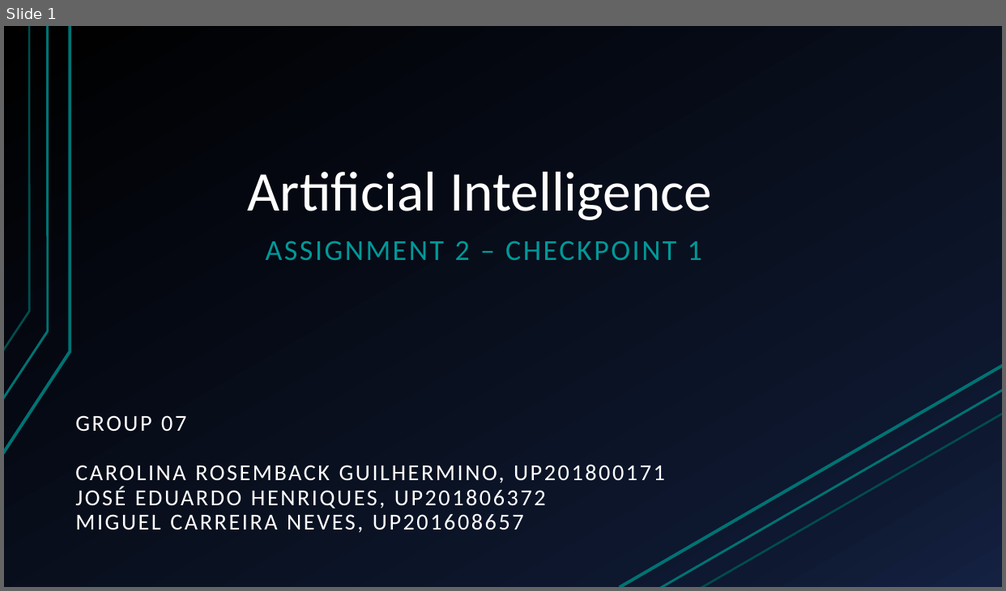
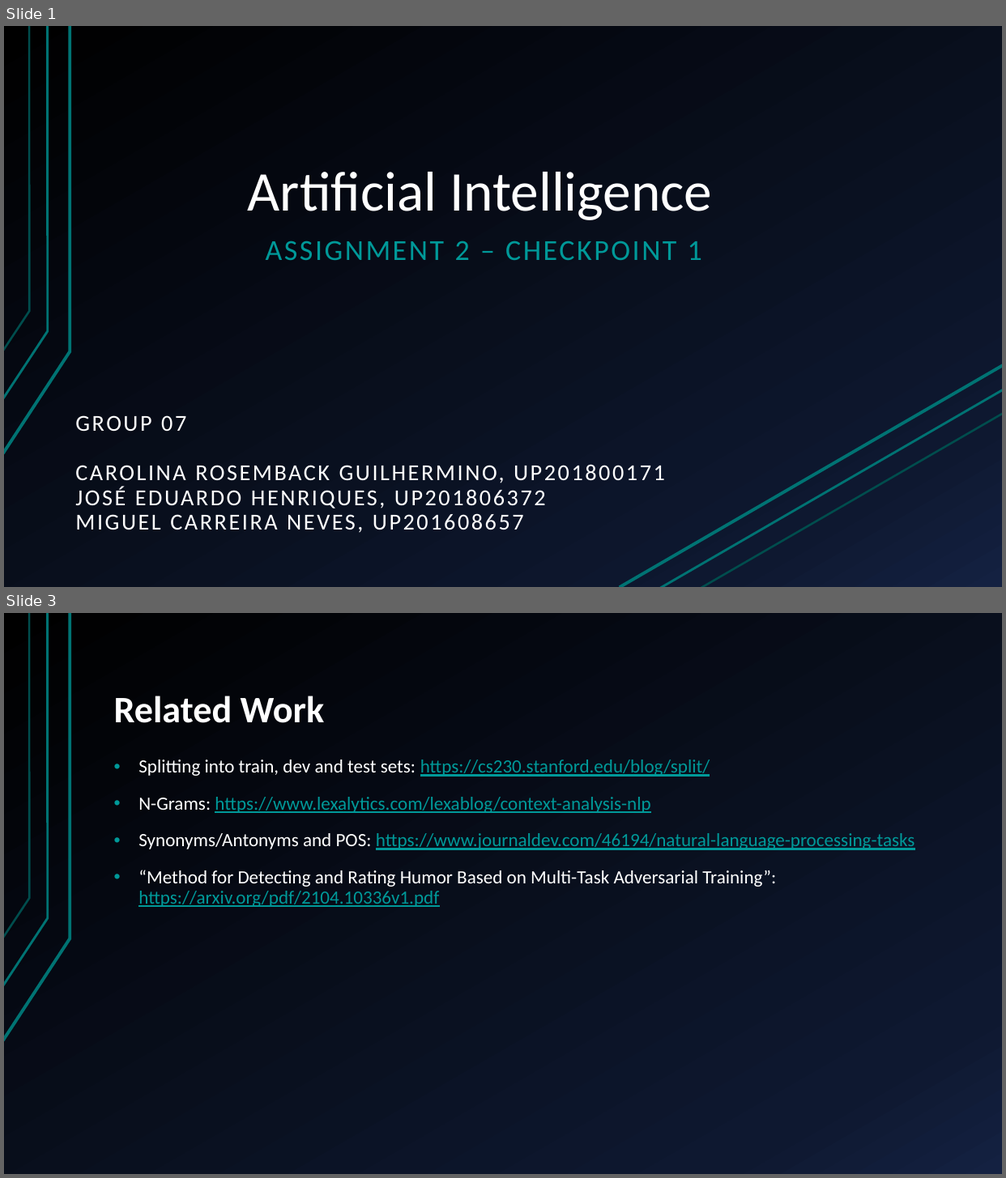
Before and after one commit to Zeze35H/IART, a slide deck: P2/CheckPoint 1.pptx. Shown one above the other, each under a label of ours: slide 1 before the commit, slides 1 and 3 after it; the slides between them are not shown. The pictures are 1006x591 and 1006x1178 pixels, drawn with LibreOffice and Linux fonts; fonts in the diff are those of the drawing. Boxes give left, top, right and bottom in pixels: in the first picture for what was removed or moved away, otherwise in the second. Text is boxed around its words. In the diff, an @@ line names an element or a change of style, - is before the commit and + after.

```diff
--- a/P2/CheckPoint 1.pptx
+++ b/P2/CheckPoint 1.pptx
@@ slide 3 added at [4, 613, 1002, 1174], background gradient #000000 to #0F1931 to #142242; not listed: 3 template elements that a slide beside it also shows @@
@@ title added at [114, 696, 324, 723], 36 pt, text #FFFFFF, bold @@
+Related Work
@@ text added at [138, 760, 914, 907], 18 pt, text #009999, underline @@
+• Splitting into train, dev and test sets: https://cs230.stanford.edu/blog/split/
+• N-Grams: https://www.lexalytics.com/lexablog/context-analysis-nlp
+• Synonyms/Antonyms and POS: https://www.journaldev.com/46194/natural-language-processing-tasks
+• “Method for Detecting and Rating Humor Based on Multi-Task Adversarial Training”: https://arxiv.org/pdf/2104.10336v1.pdf
```
Also in this commit, not shown: 3 slides changed.
